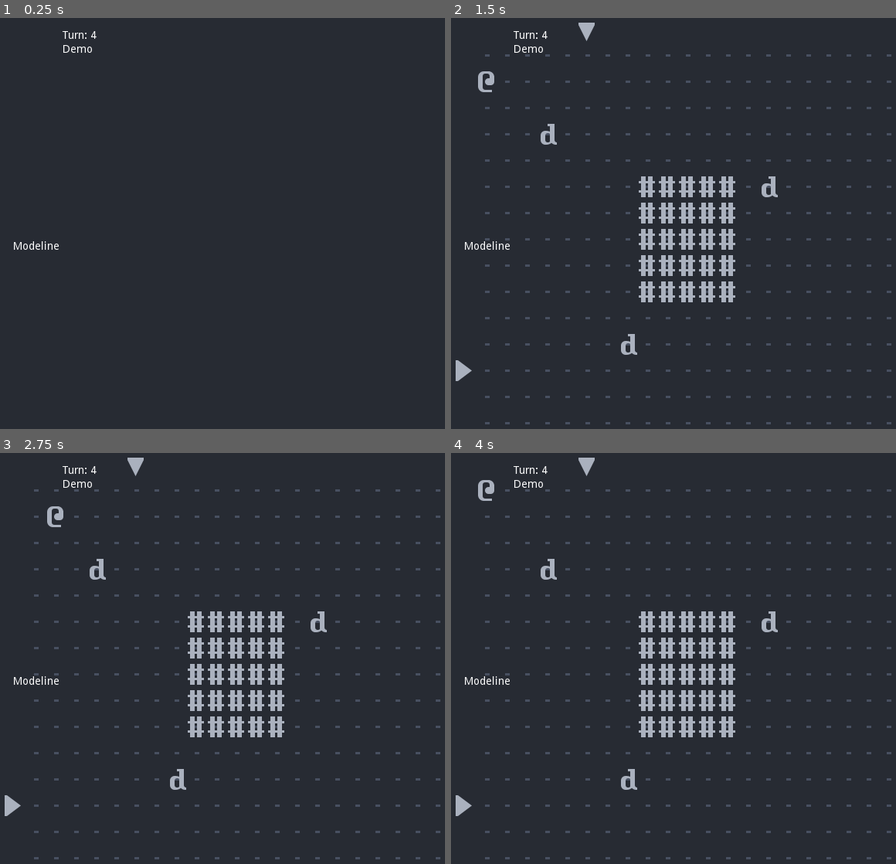
Above: before the commit, frames 1-4 (two rows, left to right).
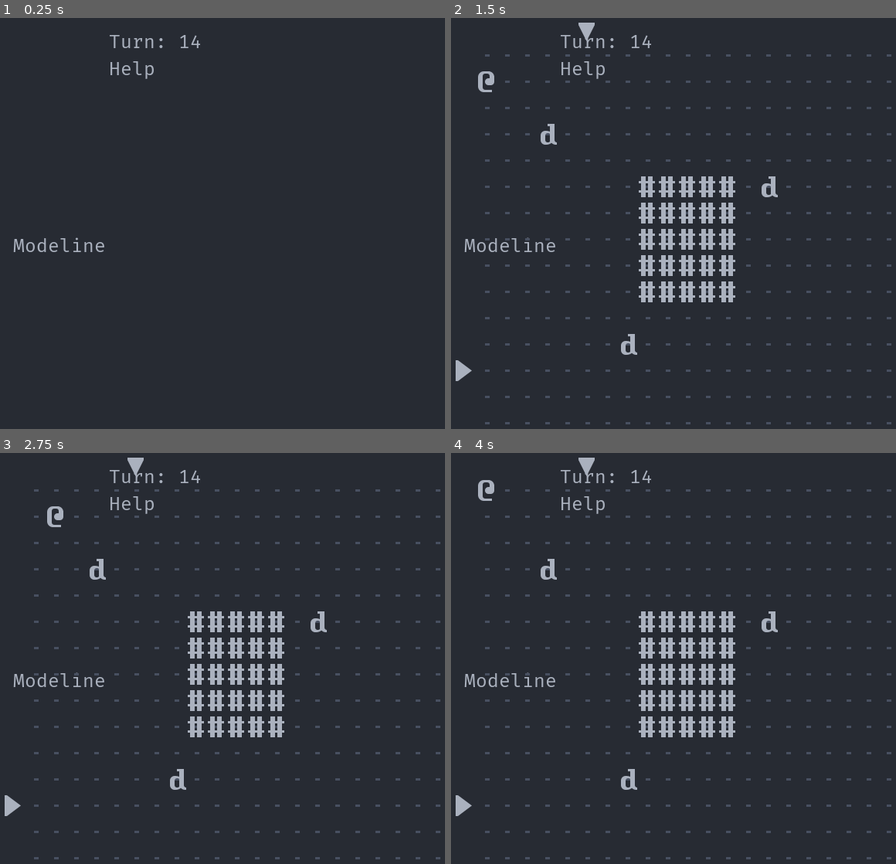
Above: after the commit, the same moments.

Repository: Bozar/GodotRoguelikeTutorial
Game: Godot game, scene res://scene/main/MainScene.tscn
Same seed, same stepped clock (60 frames per second), same inputs: the game is played once before the commit and once after it.
Inputs:
- Up to frame 1 (0.25 s): no input
- Up to frame 2 (1.5 s): tap Enter at 0.5 s; hold Right (move_right) 0.53-1.28 s; tap Space (init_world) at 0.6, 1.25, 1.35 s; hold Down (move_down) from 1.28 s (still down)
- Up to frame 3 (2.75 s): tap Enter at 2 s; release Down (move_down) at 2.03 s; hold Right (move_right) from 2.03 s (still down); tap Space (init_world) at 2.1 s
- Up to frame 4 (4 s): tap Space (init_world) at 2.75, 2.85, 3.6 s; release Right (move_right) at 2.78 s; hold Up (move_up) 2.78-3.53 s; tap Enter at 3.5 s; hold Left (move_left) from 3.53 s (still down)

The runs differ from the first frame. In frame 1, 0.7% of the frame differs, in the area x 2-45%, y 3-57%; in frame 2, 0.7%; in frame 3, 0.7%; in frame 4, 0.7%.

Commit message:
Instance label nodes from a scene.

Diff:
--- a/08/scene/gui/MainGUI.tscn
+++ b/08/scene/gui/MainGUI.tscn
@@ -1,4 +1,6 @@
-[gd_scene format=2]
+[gd_scene load_steps=2 format=2]
+
+[ext_resource path="res://sprite/GUIText.tscn" type="PackedScene" id=1]
 
 [node name="MainGUI" type="MarginContainer"]
 margin_right = 800.0
@@ -11,24 +13,23 @@
 margin_right = 800.0
 margin_bottom = 600.0
 
-[node name="Modeline" type="Label" parent="MainHBox"]
-margin_top = 293.0
-margin_right = 60.0
-margin_bottom = 307.0
+[node name="Modeline" parent="MainHBox" instance=ExtResource( 1 )]
+margin_top = 284.0
+margin_right = 120.0
+margin_bottom = 315.0
 text = "Modeline"
 
 [node name="SidebarVBox" type="VBoxContainer" parent="MainHBox"]
-margin_left = 64.0
-margin_right = 108.0
+margin_left = 124.0
+margin_right = 244.0
 margin_bottom = 600.0
 
-[node name="Turn" type="Label" parent="MainHBox/SidebarVBox"]
-margin_right = 44.0
-margin_bottom = 14.0
-text = "Turn: 4"
+[node name="Turn" parent="MainHBox/SidebarVBox" instance=ExtResource( 1 )]
+margin_right = 120.0
+text = "Turn: 14"
 
-[node name="Help" type="Label" parent="MainHBox/SidebarVBox"]
-margin_top = 18.0
-margin_right = 44.0
-margin_bottom = 32.0
-text = "Demo"
+[node name="Help" parent="MainHBox/SidebarVBox" instance=ExtResource( 1 )]
+margin_top = 35.0
+margin_right = 120.0
+margin_bottom = 66.0
+text = "Help"
--- /dev/null
+++ b/08/sprite/GUIText.tscn
@@ -0,0 +1,16 @@
+[gd_scene load_steps=3 format=2]
+
+[ext_resource path="res://resource/FiraCode-Regular.ttf" type="DynamicFontData" id=1]
+
+[sub_resource type="DynamicFont" id=1]
+size = 24
+outline_color = Color( 0.670588, 0.698039, 0.74902, 1 )
+font_data = ExtResource( 1 )
+
+[node name="GUIText" type="Label"]
+margin_bottom = 31.0
+custom_fonts/font = SubResource( 1 )
+custom_colors/font_color = Color( 0.670588, 0.698039, 0.74902, 1 )
+__meta__ = {
+"_edit_use_anchors_": false
+}
